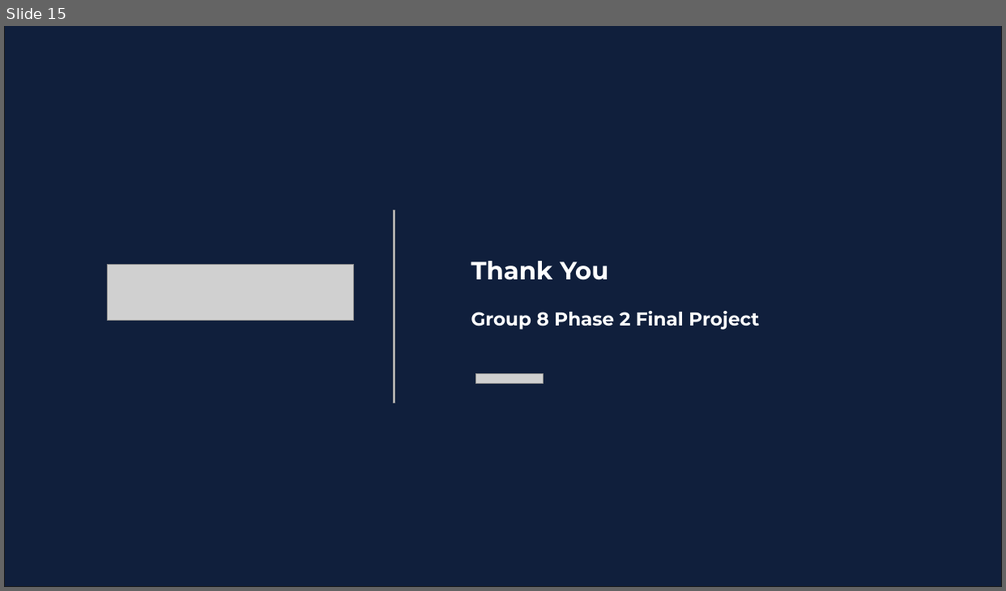
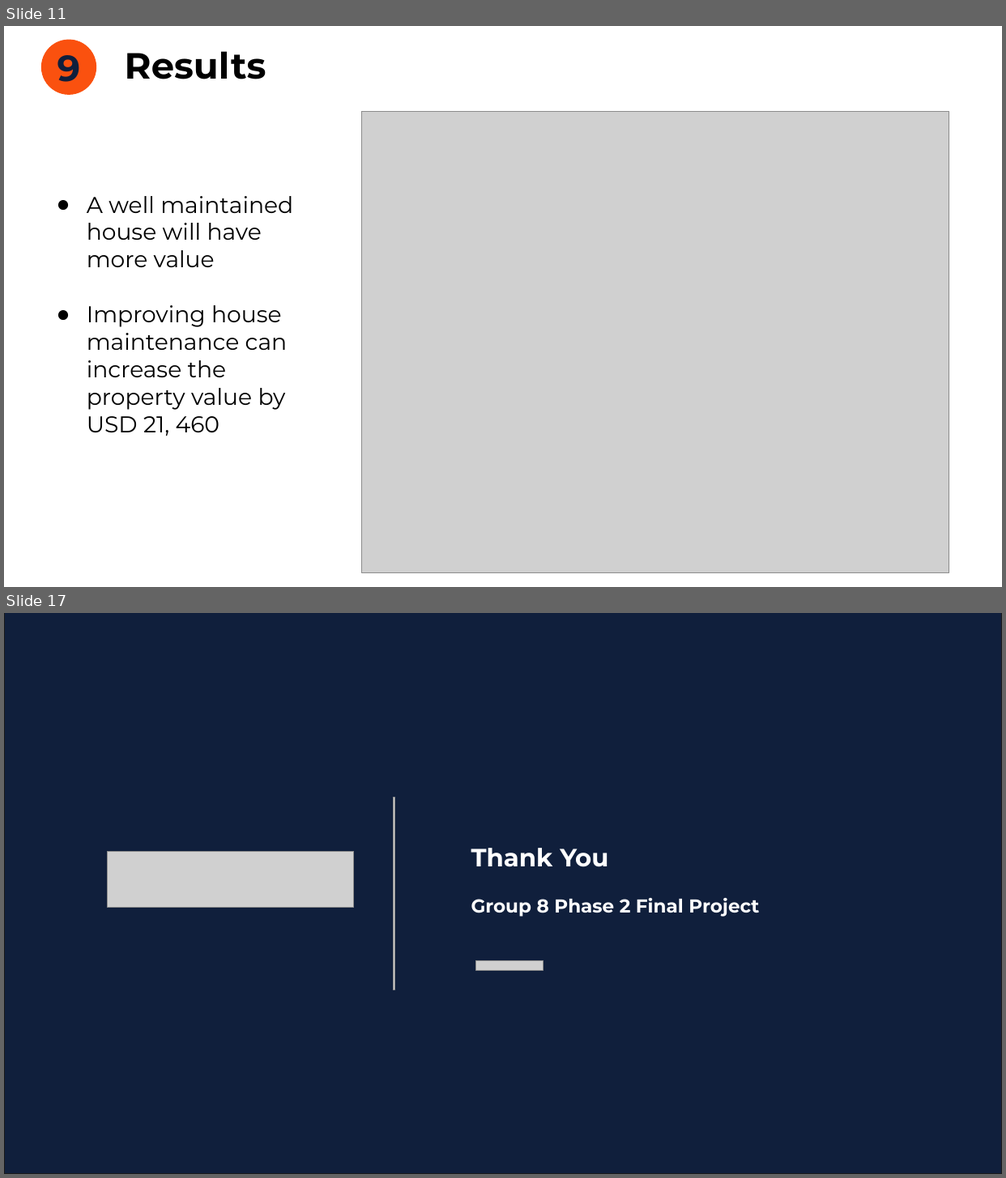
Before and after one commit to bryanmunene/phase_2_group_8_project, a slide deck: Final Group 8 Phase 2 Project_POWERPOINT_DSF PT6.pptx. Shown one above the other, each under a label of ours: slide 15 before the commit, slides 11 and 17 after it; the slides between them are not shown. The pictures are 1006x591 and 1006x1178 pixels, drawn with LibreOffice and Linux fonts; fonts in the diff are those of the drawing; grey boxes stand for pictures. Boxes give left, top, right and bottom in pixels: in the first picture for what was removed or moved away, otherwise in the second. Text is boxed around its words. In the diff, an @@ line names an element or a change of style, - is before the commit and + after.

```diff
--- a/Final Group 8 Phase 2 Project_POWERPOINT_DSF PT6.pptx
+++ b/Final Group 8 Phase 2 Project_POWERPOINT_DSF PT6.pptx
@@ slide 11 added at (4, 26, 1002, 587), background #FFFFFF @@
@@ ellipse added at (41, 40, 96, 94), fill #FA510F, outline #FA510F 0.75 pt, 35 pt, text #101F3C, bold @@
+9
@@ title added at (125, 51, 266, 79), 35 pt, text #000000, bold @@
+Results
@@ picture added at (362, 112, 949, 574) @@
@@ text added at (87, 196, 293, 436), 22 pt, text #000000 @@
+● A well maintained house will have more value
+● Improving house maintenance can increase the property value by USD 21, 460
@@ what was slide 15 is now slide 17 @@
```
Also in this commit, not shown: 11 slides changed, 4 other slides added, 3 slides removed, 2 other files.
